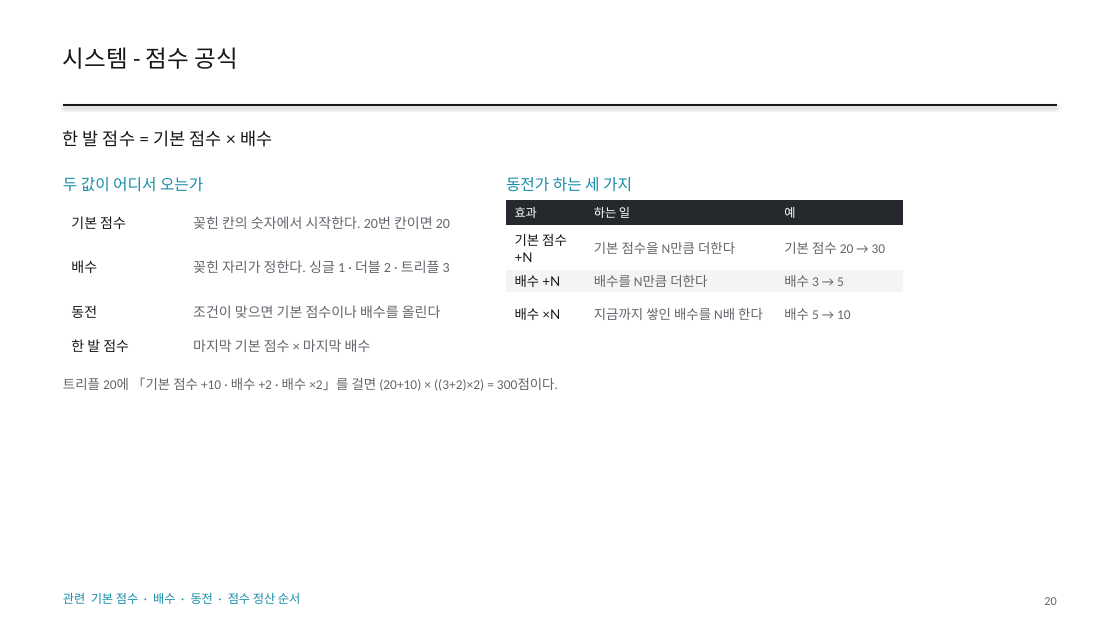
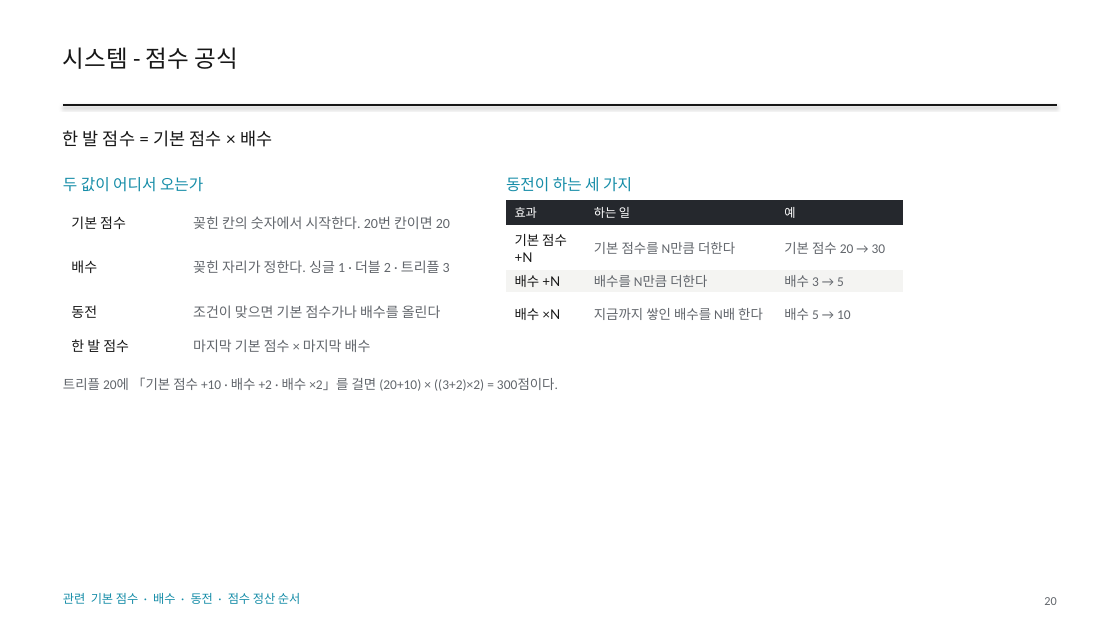
Before and after one commit to GGbong69/test-03, a slide deck: slide 20 of docs/HIGHTONE_기획서.pptx. Drawn at 1120x630 pixels with LibreOffice and Linux fonts; fonts in the diff are those of the drawing. Boxes give left, top, right and bottom in pixels: in the first picture for what was removed or moved away, otherwise in the second. Text is boxed around its words. In the diff, an @@ line names an element or a change of style, - is before the commit and + after.

```diff
--- a/docs/HIGHTONE_기획서.pptx
+++ b/docs/HIGHTONE_기획서.pptx
@@ text at (506,177,632,192): text changed @@
-동전가 하는 세 가지
+동전이 하는 세 가지
@@ table at (63,200,460,356) @@
-row 3, column 2: 조건이 맞으면 기본 점수이나 배수를 올린다
+row 3, column 2: 조건이 맞으면 기본 점수가나 배수를 올린다
@@ table at (507,200,903,336) @@
-row 2, column 2: 기본 점수을 N만큼 더한다
+row 2, column 2: 기본 점수를 N만큼 더한다
```
Also in this commit, not shown: 12 other slides changed, 31 other files.
